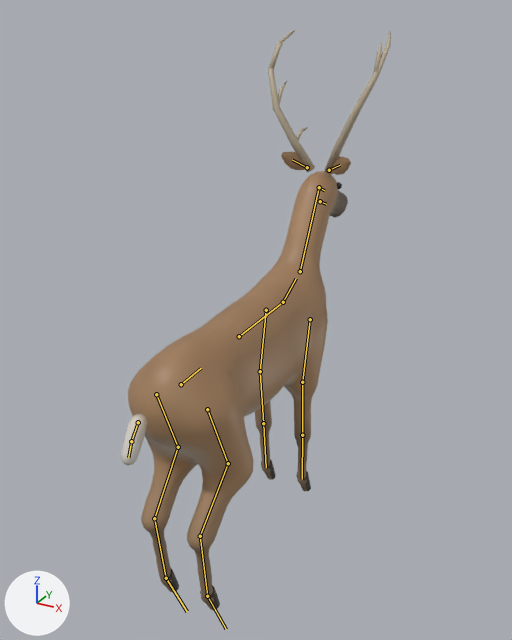
A saved change to the glTF model game/assets/animals/deer.glb.
The view is the same before and after, from a camera (50 mm lens) standing at (1.3, -2.36, 2.22) and looking at (0.0, 0.01, 1.04). Every picture has the same lights, and +X, +Y and +Z are marked at lower left. The older version comes first. The bones that change, and the others that lie on the model, are drawn over the model as lines. Objects named as collision shapes, trigger or cutter boxes, shadow casters or lower levels of detail are left out.

The first picture shows 'Body_lod0'.
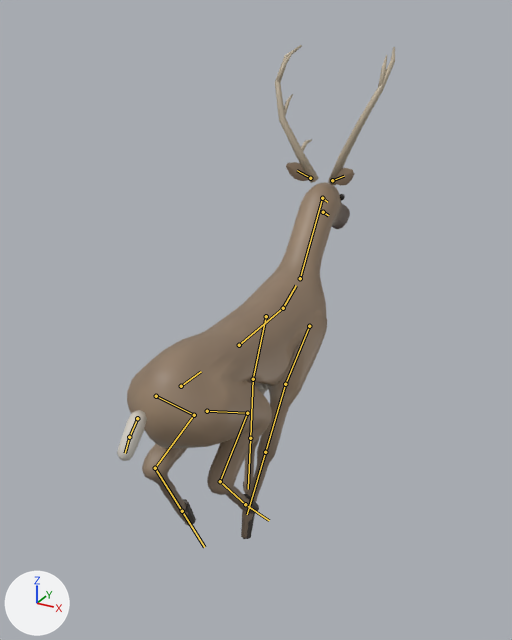
The newer file adds an action. The first version stands in its rest pose; the second is drawn at frame 11 of the action 'Run'.

Pixel boxes [x1, y1, x2, y2] of what changed, in the pictures (512 x 640 px):
'Body_lod0', posed (12% narrower, 35% shorter): before [121, 30, 391, 611]; after [117, 162, 354, 539]
'Antlers_lod0', now drawn: after [275, 45, 395, 185]
bone 'hips', root to tip: before (181, 384) to (201, 368); after (181, 386) to (201, 371)
bone 'hind_upper.l', root to tip: before (156, 394) to (178, 447); after (156, 396) to (194, 415)
bone 'hind_lower.l', root to tip: before (178, 447) to (154, 518); after (194, 415) to (155, 468)
bone 'hind_foot.l', root to tip: before (154, 518) to (166, 578); after (155, 468) to (182, 511)
bone 'hind_toe.l', root to tip: before (166, 578) to (187, 611); after (182, 511) to (204, 547)
bone 'hind_upper.r', root to tip: before (207, 409) to (228, 463); after (207, 411) to (247, 413)
bone 'hind_lower.r', root to tip: before (228, 463) to (200, 536); after (247, 413) to (220, 481)
bone 'hind_foot.r', root to tip: before (200, 536) to (207, 596); after (220, 481) to (245, 504)
bone 'hind_toe.r', root to tip: before (207, 596) to (226, 629); after (245, 504) to (269, 520)
bone 'spine', root to tip: before (239, 336) to (283, 302); after (239, 345) to (283, 308)
bone 'chest', root to tip: before (283, 302) to (296, 278); after (283, 308) to (296, 285)
bone 'front_upper.l', root to tip: before (266, 310) to (260, 371); after (266, 316) to (253, 379)
bone 'front_upper.r', root to tip: before (310, 319) to (302, 382); after (309, 326) to (285, 384)
bone 'neck', root to tip: before (300, 271) to (319, 187); after (300, 278) to (322, 198)
bone 'head', root to tip: before (319, 187) to (324, 190); after (322, 198) to (327, 202)

What the commit changed:
Bone 'hips' (bone_hips) moves from (0.0, 0.0, 0.0) to (0.0, 0.0, -0.005).
Bone 'hips' (bone_hips) turns from (0, 0, 0) to (-4, 0, 0) degrees about its own x, y and z.
Bone 'hind_upper.l' (bone_hind_upper_l) turns from (0, 0, 0) to (32, 0, 0) degrees about its own x, y and z.
Bone 'hind_lower.l' (bone_hind_lower_l) turns from (0, 0, 0) to (-56, 0, 0) degrees about its own x, y and z.
Bone 'hind_foot.l' (bone_hind_foot_l) turns from (0, 0, 0) to (48, 0, 0) degrees about its own x, y and z.
Bone 'hind_toe.l' (bone_hind_toe_l) turns from (0, 0, 0) to (-17, 0, 0) degrees about its own x, y and z.
Bone 'hind_upper.r' (bone_hind_upper_r) turns from (0, 0, 0) to (44, 0, 0) degrees about its own x, y and z.
Bone 'hind_lower.r' (bone_hind_lower_r) turns from (0, 0, 0) to (-47, 0, 0) degrees about its own x, y and z.
Bone 'hind_foot.r' (bone_hind_foot_r) turns from (0, 0, 0) to (40, 0, 0) degrees about its own x, y and z.
Bone 'hind_toe.r' (bone_hind_toe_r) turns from (0, 0, 0) to (-14, 0, 0) degrees about its own x, y and z.
Bone 'spine' (bone_spine) turns from (0, 0, 0) to (6, 0, 0) degrees about its own x, y and z.
Bone 'chest' (bone_chest) turns from (0, 0, 0) to (-3, 0, 0) degrees about its own x, y and z.
Bone 'front_upper.l' (bone_front_upper_l) turns from (0, 0, 0) to (-10, 0, 0) degrees about its own x, y and z.
Bone 'front_upper.r' (bone_front_upper_r) turns from (0, 0, 0) to (-37, 0, 0) degrees about its own x, y and z.
Bone 'neck' (bone_neck) turns from (0, 0, 0) to (-4, 0, 0) degrees about its own x, y and z.
Bone 'head' (bone_head) turns from (0, 0, 0) to (4, 0, 0) degrees about its own x, y and z.
